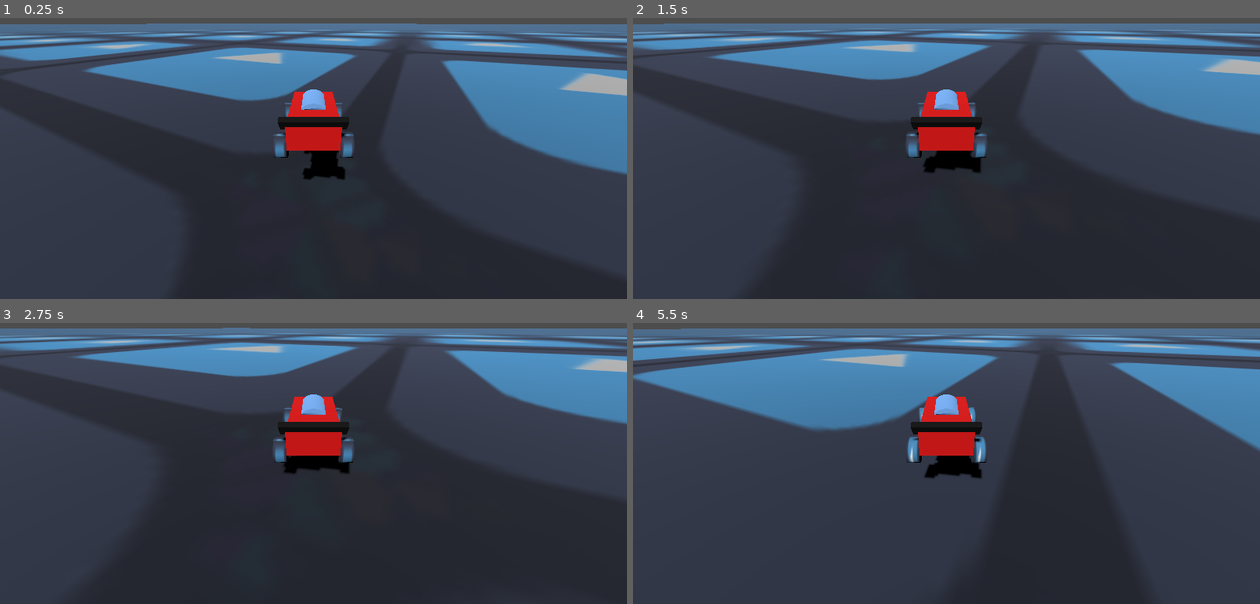
Above: before the commit, frames 1-4 (two rows, left to right).
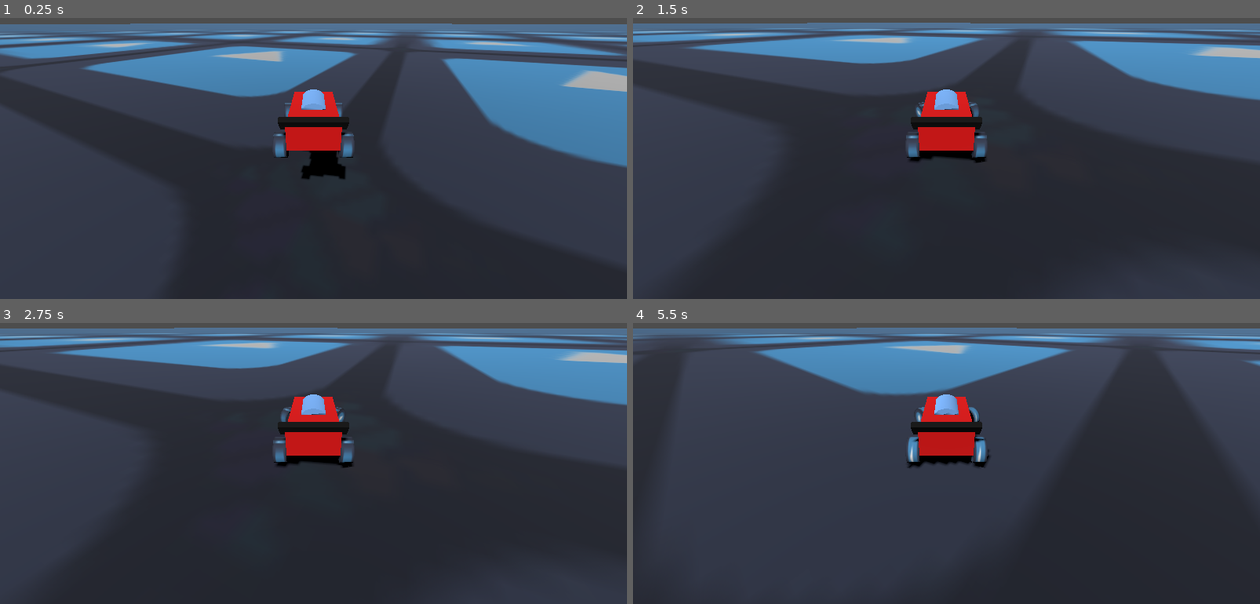
Above: after the commit, the same moments.

Repository: jpireshe/CarPrototype
Game: Godot game, scene res://main.tscn
The game is run twice, just before and just after one commit, with the same random seed, the same clock (stepped at 60 frames per second) and the same inputs. The engine's default icon, where the game draws it, is replaced by a stand-in: a white triangle on a blue panel in a dark square.
Inputs:
- Up to frame 1 (0.25 s): no input
- Up to frame 2 (1.5 s): hold D (TurnRight) 0.53-1.28 s; hold Space (Jump, bound only before the commit) 0.53-1.28 s; hold A (TurnLeft) from 1.28 s (still down); tap S (Break) at 1.35 s
- Up to frame 3 (2.75 s): tap Space (Jump, bound only before the commit) at 1.52, 1.55, 1.82 s; release A (TurnLeft) at 2.03 s; hold D (TurnRight) from 2.03 s (still down); hold Space (Jump, bound only before the commit) from 2.03 s (still down)
- Up to frame 4 (5.5 s): release D (TurnRight) at 2.78 s; release Space (Jump, bound only before the commit) at 2.78 s; hold W (Accelerate) 2.78-3.53 s; tap S (Break) at 2.85, 4.35 s; tap Space (Jump, bound only before the commit) at 3.02, 3.05, 3.32, 4.52, 4.55, 4.82 s; hold Space (Jump, bound only before the commit) 3.53-4.28 s; hold A (TurnLeft) from 3.53 s (still down); hold Space (Jump, bound only before the commit) from 5.03 s (still down)

The runs differ from the first frame. In frame 1, 6.1% of the frame differs, in the area x 0-100%, y 1-58%; in frame 2, 13%; in frame 3, 8.2%; in frame 4, 20%, in the area x 0-100%, y 1-56%.

Commit message:
creating car base

Diff:
--- a/car2.gd
+++ b/car2.gd
@@ -41,10 +41,8 @@
 
 	for wheel: CSGCylinder3D in wheels:
 		var toRotate
-		if Speed >= 0: toRotate = TireAngleRad - wheel.rotation.y
+		if Speed > 0: toRotate = TireAngleRad - wheel.rotation.y
 		else: toRotate = -1 *TireAngleRad - wheel.rotation.y
-
-		if toRotate == 0: continue
 
 		wheel.rotate(basis.y, toRotate)
 
@@ -141,7 +139,6 @@
 
 func _physics_process(delta: float) -> void:
 	UseGravity(delta)
-	if not is_on_floor(): return
 
 	if Input.is_action_pressed("Accelerate"):
 		if Speed >= 0: Accelerate(delta)
@@ -165,9 +162,6 @@
 	else:
 		TurnNormal(delta)
 
-	if Input.is_action_pressed("Jump"):
-		Jump()
-
 	# set velocity
 	velocity.x = sin(CarAngleRad) * Speed
 	velocity.z = cos(CarAngleRad) * Speed
--- a/project.godot
+++ b/project.godot
@@ -37,11 +37,6 @@
 "events": [Object(InputEventKey,"resource_local_to_scene":false,"resource_name":"","device":-1,"window_id":0,"alt_press …(192 unchanged characters)…
 ]
 }
-Jump={
-"deadzone": 0.5,
-"events": [Object(InputEventKey,"resource_local_to_scene":false,"resource_name":"","device":-1,"window_id":0,"alt_pressed":false,"shift_pressed":false,"ctrl_pressed":false,"meta_pressed":false,"pressed":false,"keycode":0,"physical_keycode":32,"key_label":0,"unicode":32,"location":0,"echo":false,"script":null)
-]
-}
 
 [rendering]
 
